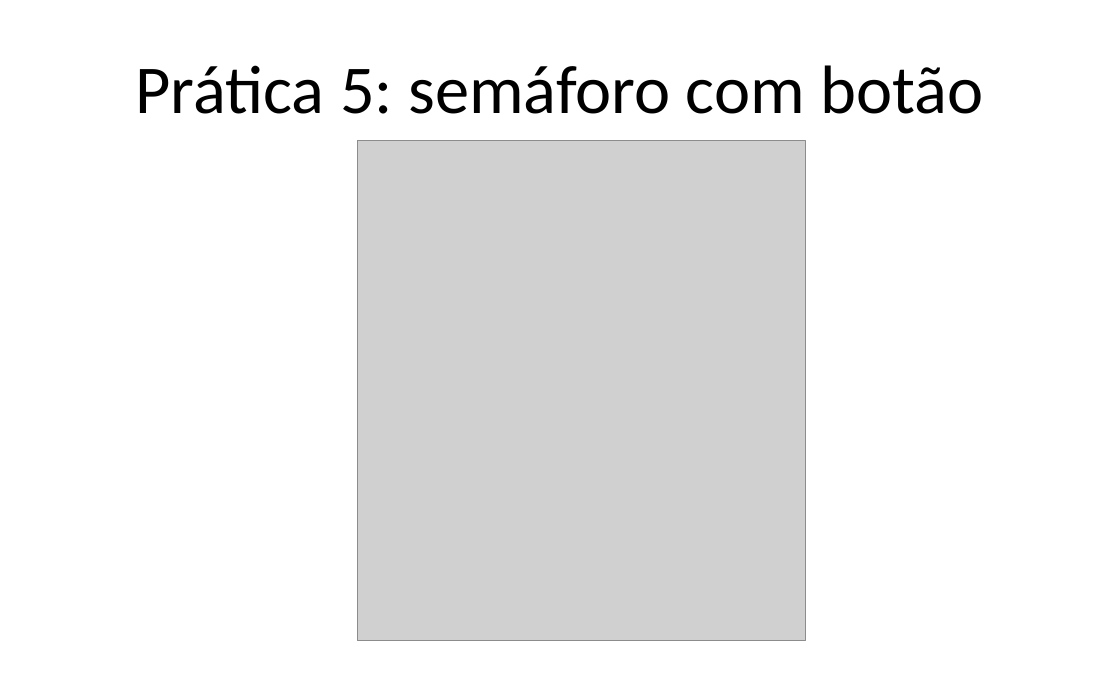
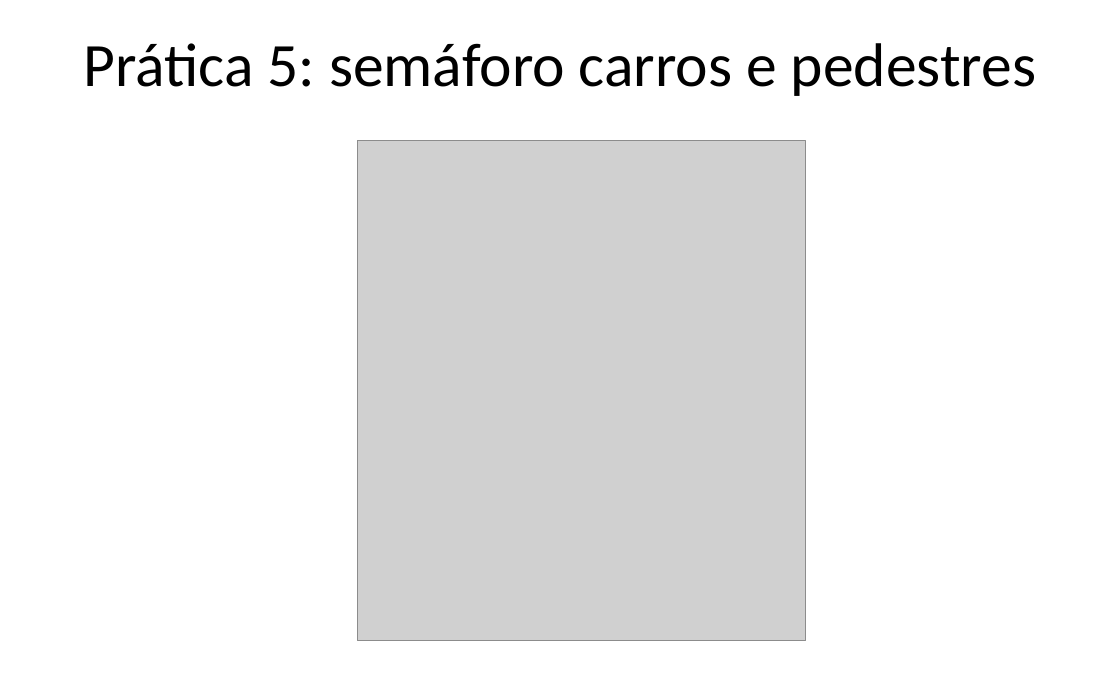
Before and after one commit to Gabrielgps25/Voluntariado-Arduino-Alpha, a slide deck: slide 19 of apresentacaoDeApoioArduinoIVoluntarios.pptx. Drawn at 1120x700 pixels with LibreOffice and Linux fonts; fonts in the diff are those of the drawing; grey boxes stand for pictures. Boxes give left, top, right and bottom in pixels: in the first picture for what was removed or moved away, otherwise in the second. Text is boxed around its words. In the diff, an @@ line names an element or a change of style, - is before the commit and + after.

```diff
--- a/apresentacaoDeApoioArduinoIVoluntarios.pptx
+++ b/apresentacaoDeApoioArduinoIVoluntarios.pptx
@@ title at bbox=[83, 43, 1036, 96]: text changed; size 44 to 39.6 pt @@
-Prática 5: semáforo com botão
+Prática 5: semáforo carros e pedestres
```
Also in this commit, not shown: 19 other slides changed, 2 slides added, 1 slide removed, 2 other files.
